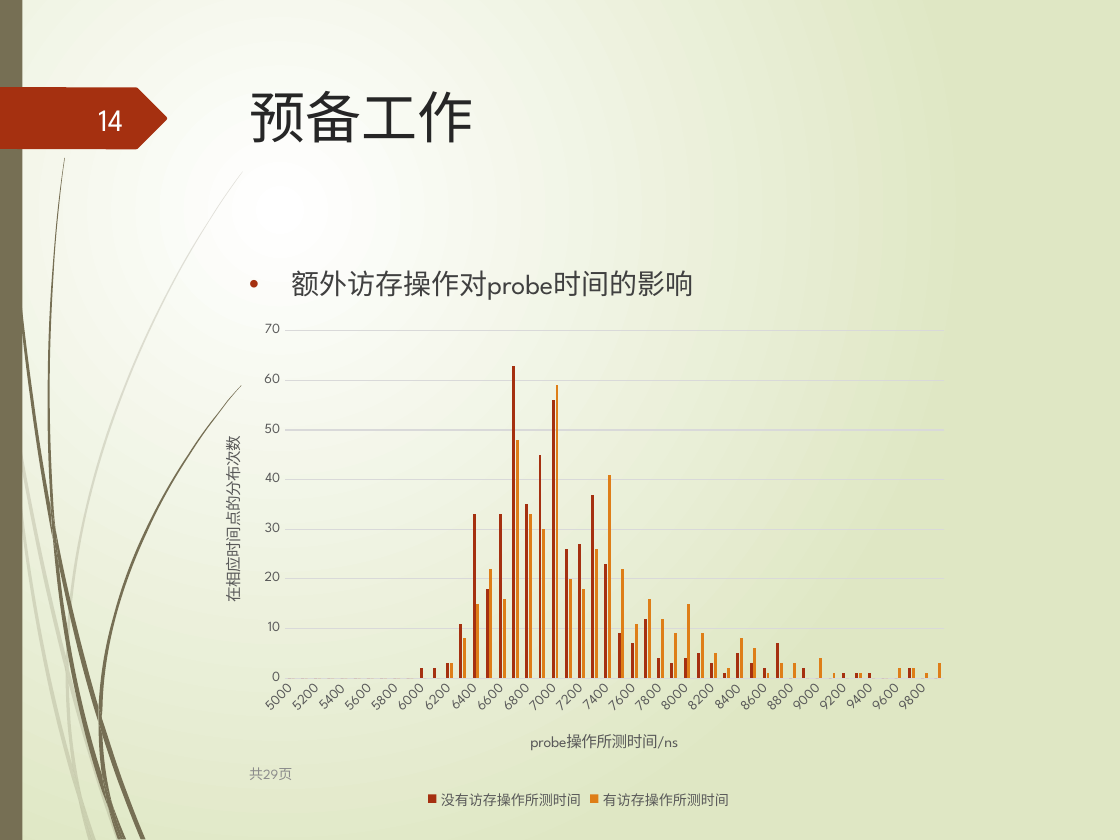
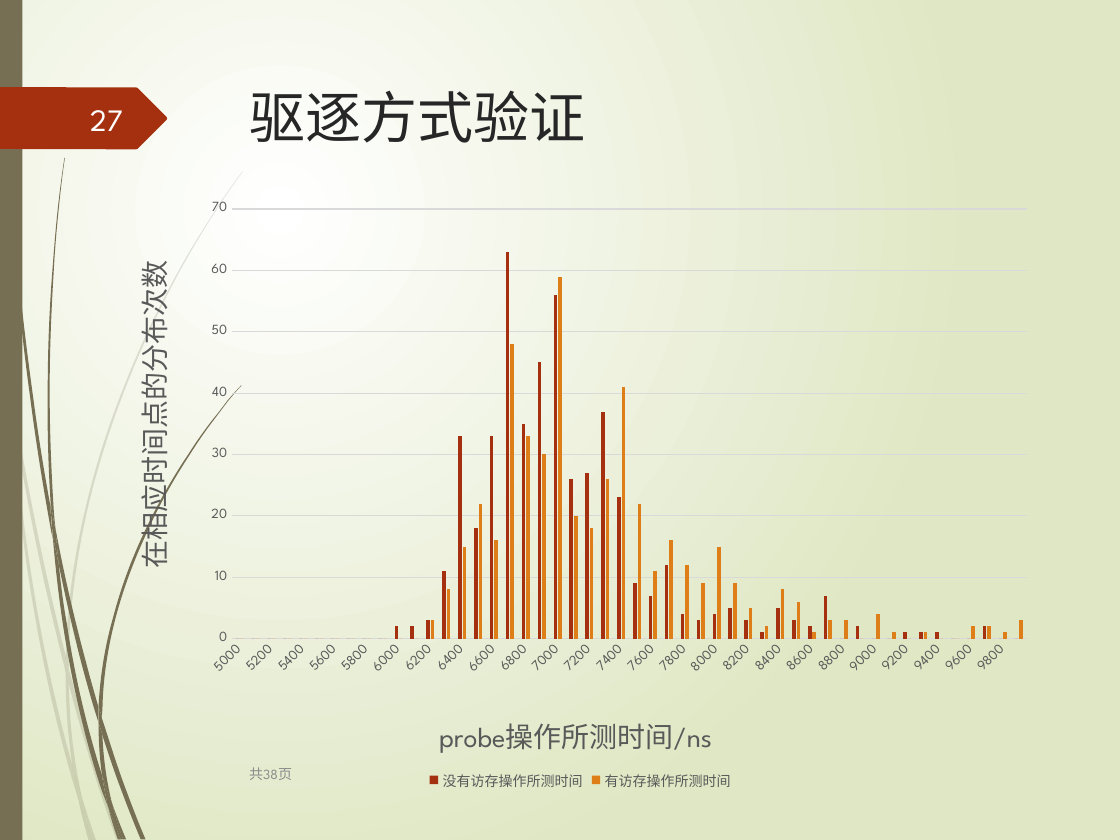
Before and after one commit to leborn0101/graduation, a slide deck: slide 27 of 毕业答辩.pptx (slide 14 before the commit). Drawn at 1120x840 pixels with LibreOffice and Linux fonts; fonts in the diff are those of the drawing. Boxes give left, top, right and bottom in pixels: in the first picture for what was removed or moved away, otherwise in the second. Text is boxed around its words. In the diff, an @@ line names an element or a change of style, - is before the commit and + after.

```diff
--- a/毕业答辩.pptx
+++ b/毕业答辩.pptx
@@ page number at bbox=[90, 110, 123, 131]: text changed @@
-14
+27
@@ title at bbox=[249, 90, 585, 143]: text changed @@
-预备工作
+驱逐方式验证
@@ column chart: place and size @@
-column chart at bbox=[197, 315, 959, 813]
+column chart at bbox=[115, 190, 1045, 794]
@@ text removed at bbox=[291, 270, 693, 300] @@
-• 额外访存操作对probe时间的影响
@@ text at bbox=[249, 767, 292, 780]: text changed @@
-共29页
+共38页
```
Also in this commit, not shown: 19 other slides changed, 18 slides added, 9 slides removed, 1 other file.
